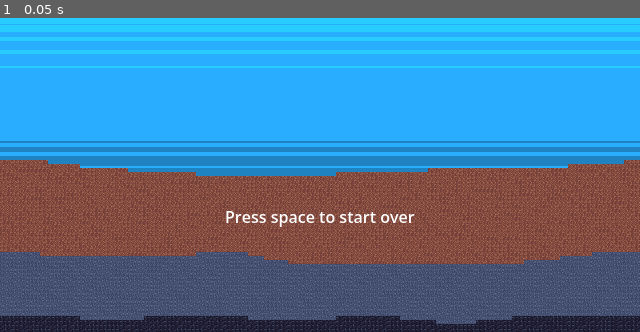
Above: before the commit, frame 1.
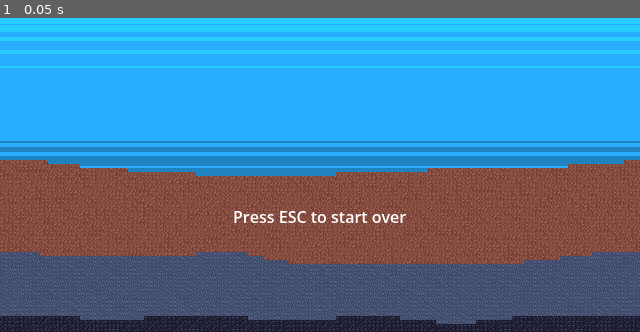
Above: after the commit, the same moment.

Repository: hunttis/ld-60
Game: Godot game, scene res://assets/scenes/game_over.tscn
The game is run twice, just before and just after one commit, with the same random seed, the same clock (stepped at 60 frames per second) and the same inputs. This scene is started directly instead of the project's main scene.
Inputs:
- Up to frame 1 (0.05 s): no input

The runs differ from the first frame. In frame 1, 0.6% of the frame differs, in the area x 35-65%, y 61-67%.

Commit message:
Use ESC to exit to menu from game over screen

Diff:
--- a/assets/scenes/game_over.gd
+++ b/assets/scenes/game_over.gd
@@ -1,5 +1,5 @@
 extends Node2D
 
 func _process(_delta: float) -> void:
-  if Input.is_action_just_pressed("shoot"):
+  if Input.is_action_just_pressed("exit"):
     Events.go_to_menu.emit()
--- a/assets/scenes/game_over.tscn
+++ b/assets/scenes/game_over.tscn
@@ -13,6 +13,6 @@
 offset_right = 640.0
 offset_bottom = 270.0
 size_flags_horizontal = 4
-text = "Press space to start over"
+text = "Press ESC to start over"
 horizontal_alignment = 1
 vertical_alignment = 1
--- a/project.godot
+++ b/project.godot
@@ -24,16 +24,12 @@
 
 window/size/viewport_width=640
 window/size/viewport_height=360
+window/size/mode=2
 window/stretch/mode="viewport"
 window/stretch/scale_mode="integer"
 
 [input]
 
-debug_click={
-"deadzone": 0.2,
-"events": [Object(InputEventMouseButton,"resource_local_to_scene":false,"resource_name":"","device":-1,"window_id":0,"alt_pressed":false,"shift_pressed":false,"ctrl_pressed":false,"meta_pressed":false,"button_mask":0,"position":Vector2(0, 0),"global_position":Vector2(0, 0),"factor":1.0,"button_index":1,"canceled":false,"pressed":false,"double_click":false,"script":null)
-]
-}
 lower_cannon_angle={
 "deadzone": 0.2,
 "events": [Object(InputEventKey,"resource_local_to_scene":false,"resource_name":"","device":-1,"window_id":0,"alt_press …(195 unchanged characters)…
@@ -58,6 +54,16 @@
 , Object(InputEventKey,"resource_local_to_scene":false,"resource_name":"","device":-1,"window_id":0,"alt_pressed":false …(183 unchanged characters)…
 ]
 }
+debug_click={
+"deadzone": 0.2,
+"events": [Object(InputEventMouseButton,"resource_local_to_scene":false,"resource_name":"","device":-1,"window_id":0,"alt_pressed":false,"shift_pressed":false,"ctrl_pressed":false,"meta_pressed":false,"button_mask":0,"position":Vector2(0, 0),"global_position":Vector2(0, 0),"factor":1.0,"button_index":1,"canceled":false,"pressed":false,"double_click":false,"script":null)
+]
+}
+shoot={
+"deadzone": 0.2,
+"events": [Object(InputEventKey,"resource_local_to_scene":false,"resource_name":"","device":-1,"window_id":0,"alt_pressed":false,"shift_pressed":false,"ctrl_pressed":false,"meta_pressed":false,"pressed":false,"keycode":0,"physical_keycode":32,"key_label":0,"unicode":32,"location":0,"echo":false,"script":null)
+]
+}
 debug_spawn_basic_enemy={
 "deadzone": 0.2,
 "events": [Object(InputEventKey,"resource_local_to_scene":false,"resource_name":"","device":-1,"window_id":0,"alt_press …(189 unchanged characters)…
@@ -73,11 +79,6 @@
 "events": [Object(InputEventKey,"resource_local_to_scene":false,"resource_name":"","device":-1,"window_id":0,"alt_press …(189 unchanged characters)…
 ]
 }
-shoot={
-"deadzone": 0.2,
-"events": [Object(InputEventKey,"resource_local_to_scene":false,"resource_name":"","device":-1,"window_id":0,"alt_pressed":false,"shift_pressed":false,"ctrl_pressed":false,"meta_pressed":false,"pressed":false,"keycode":0,"physical_keycode":32,"key_label":0,"unicode":32,"location":0,"echo":false,"script":null)
-]
-}
 debug_spawn_flying_2={
 "deadzone": 0.2,
 "events": [Object(InputEventKey,"resource_local_to_scene":false,"resource_name":"","device":-1,"window_id":0,"alt_press …(189 unchanged characters)…
@@ -86,6 +87,11 @@
 debug_spawn_big_enemy={
 "deadzone": 0.2,
 "events": [Object(InputEventKey,"resource_local_to_scene":false,"resource_name":"","device":-1,"window_id":0,"alt_press …(189 unchanged characters)…
+]
+}
+exit={
+"deadzone": 0.2,
+"events": [Object(InputEventKey,"resource_local_to_scene":false,"resource_name":"","device":-1,"window_id":0,"alt_pressed":false,"shift_pressed":false,"ctrl_pressed":false,"meta_pressed":false,"pressed":false,"keycode":0,"physical_keycode":4194305,"key_label":0,"unicode":0,"location":0,"echo":false,"script":null)
 ]
 }
 
